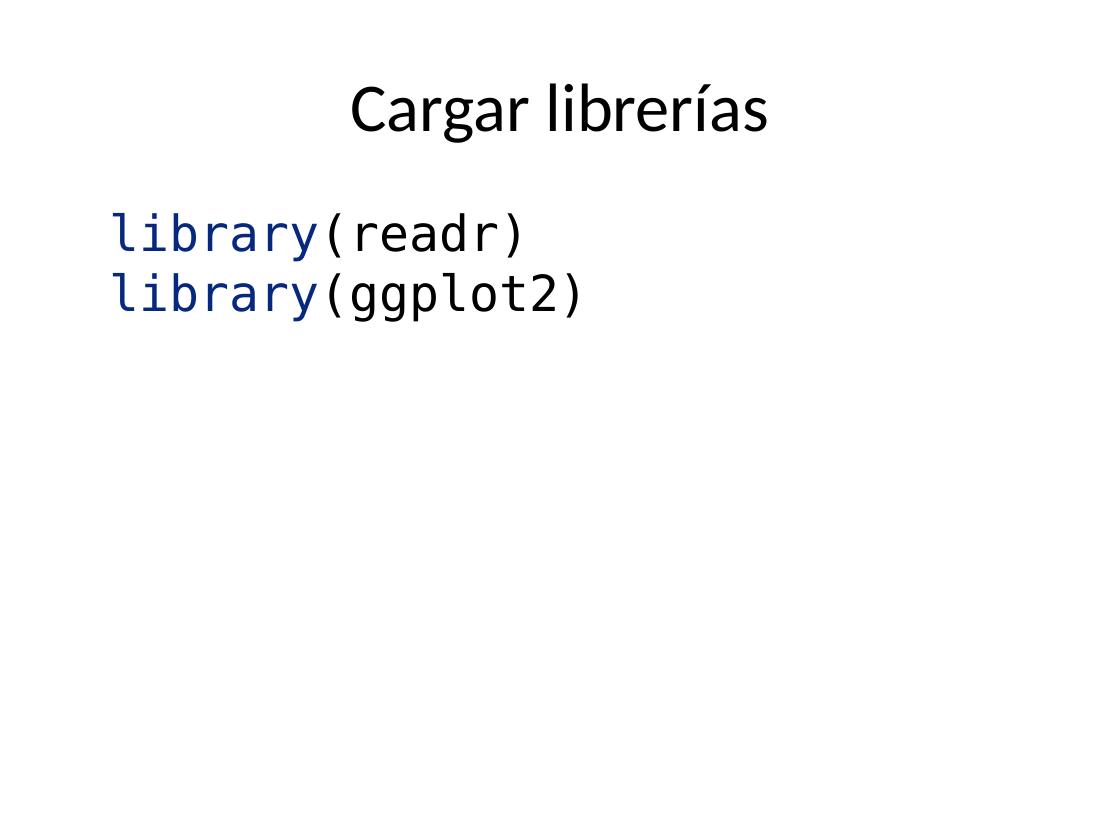
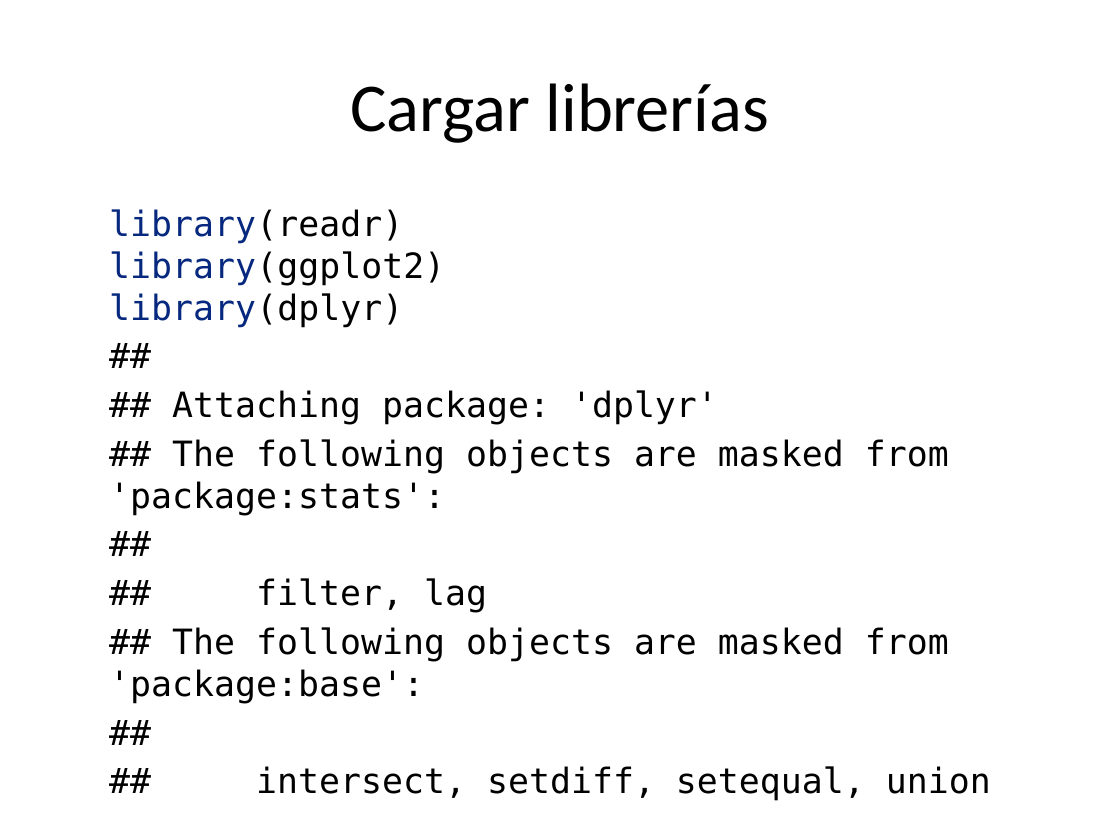
Before and after one commit to rpizarrog/CIIT.-Diplomado-en-Ciencia-de-los-Datos-e-IoT, a slide deck: slide 3 of Módulo II/estadistica descriptiva y probabilidad/poblacion-y-muestra - arreglado.pptx. Drawn at 1120x840 pixels with LibreOffice and Linux fonts; fonts in the diff are those of the drawing. Boxes give left, top, right and bottom in pixels: in the first picture for what was removed or moved away, otherwise in the second. Text is boxed around its words. In the diff, an @@ line names an element or a change of style, - is before the commit and + after.

```diff
--- a/Módulo II/estadistica descriptiva y probabilidad/poblacion-y-muestra - arreglado.pptx
+++ b/Módulo II/estadistica descriptiva y probabilidad/poblacion-y-muestra - arreglado.pptx
@@ text at (109, 209, 991, 801): text changed; size 32 to 22.4 pt @@
-library(readr)
-library(ggplot2)
+library(readr)
+library(ggplot2)
+library(dplyr)
+##
+## Attaching package: 'dplyr'
+## The following objects are masked from 'package:stats':
+##
+## filter, lag
+## The following objects are masked from 'package:base':
+##
+## intersect, setdiff, setequal, union
```
Also in this commit, not shown: 2 other slides changed, 4 slides added, 1 other file.
